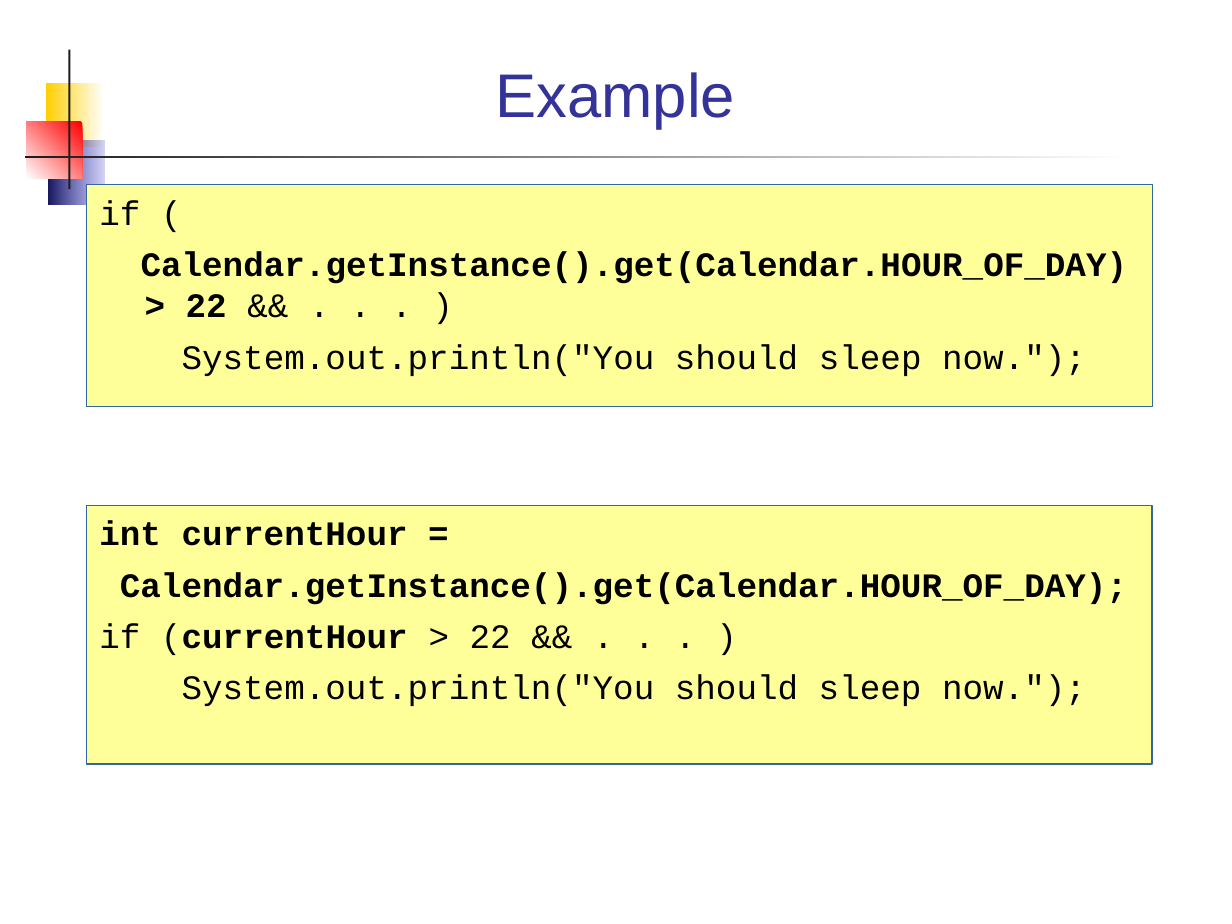
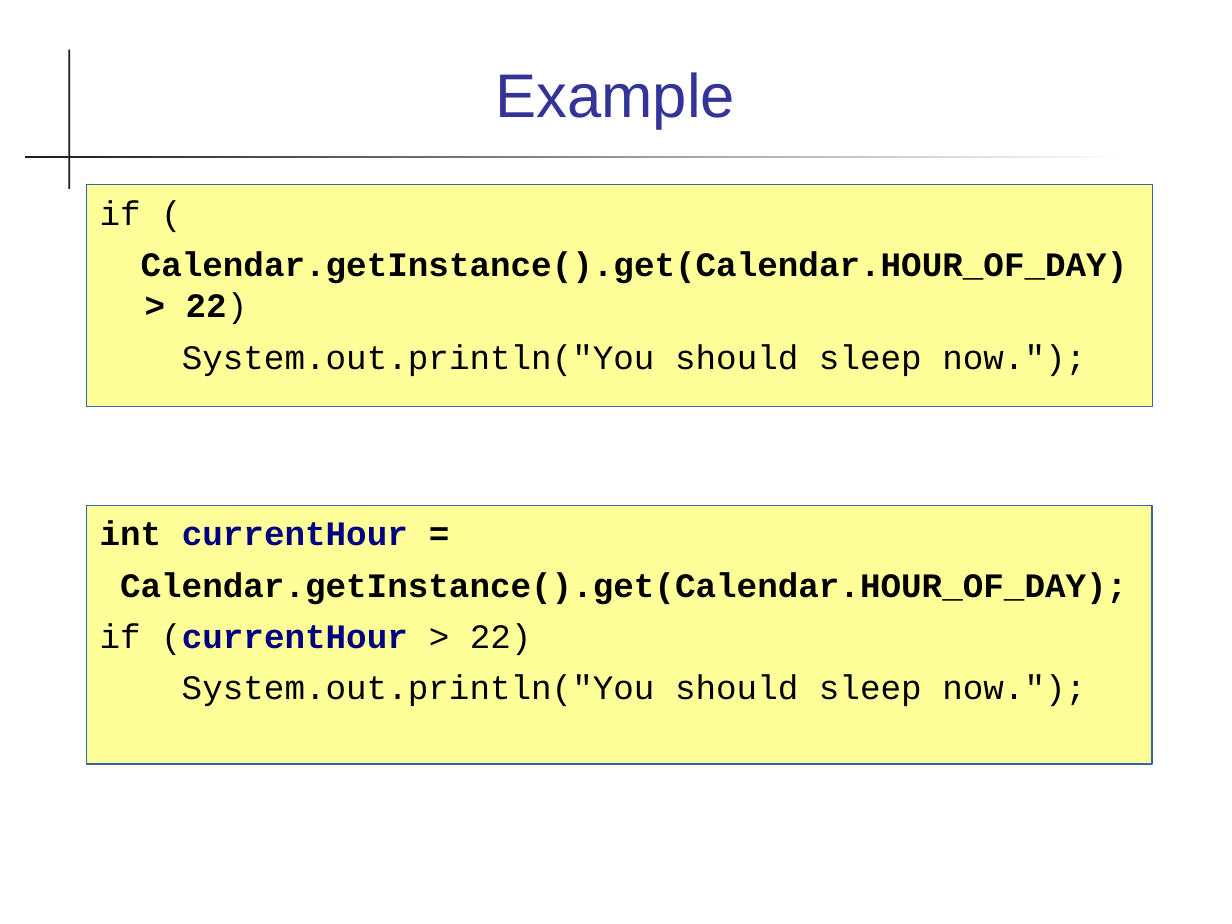
Before and after one commit to cpske/ISP, a slide deck: slide 6 of refactoring/Refactoring-Patterns.ppt. Drawn at 1232x924 pixels with LibreOffice and Linux fonts; fonts in the diff are those of the drawing. Boxes give left, top, right and bottom in pixels: in the first picture for what was removed or moved away, otherwise in the second. Text is boxed around its words. In the diff, an @@ line names an element or a change of style, - is before the commit and + after.

```diff
--- a/refactoring/Refactoring-Patterns.ppt
+++ b/refactoring/Refactoring-Patterns.ppt
@@ rectangle removed at (x1=46, y1=83, x2=103, y2=147) @@
@@ rectangle removed at (x1=27, y1=122, x2=83, y2=179) @@
@@ rectangle removed at (x1=48, y1=140, x2=103, y2=205) @@
@@ text at (x1=100, y1=200, x2=1086, y2=376): indent changed @@
@@ text at (x1=141, y1=251, x2=1128, y2=324): text changed @@
-Calendar.getInstance().get(Calendar.HOUR_OF_DAY) > 22 && . . . )
+Calendar.getInstance().get(Calendar.HOUR_OF_DAY) > 22)
@@ text in rectangle at (x1=100, y1=520, x2=1127, y2=706): text colour #000000 to #000080 in "currentHour"; indent changed @@
@@ text in rectangle at (x1=100, y1=623, x2=532, y2=655): text changed; text colour #000000 to #000080; bold on @@
-if (currentHour > 22 && . . . )
+if (currentHour > 22)
```
Also in this commit, not shown: 15 other slides changed, 2 slides added, 2 other files.
